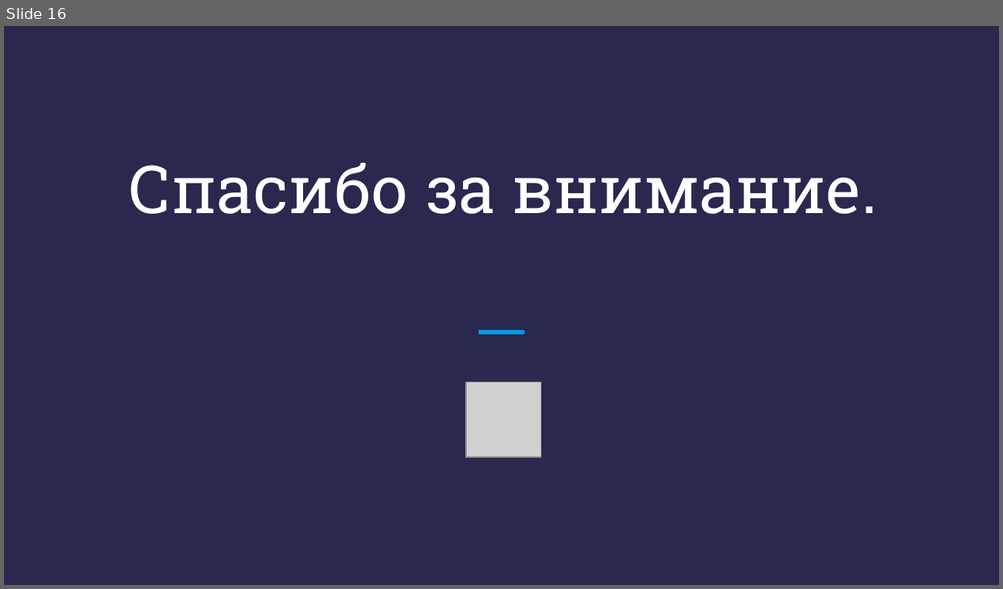
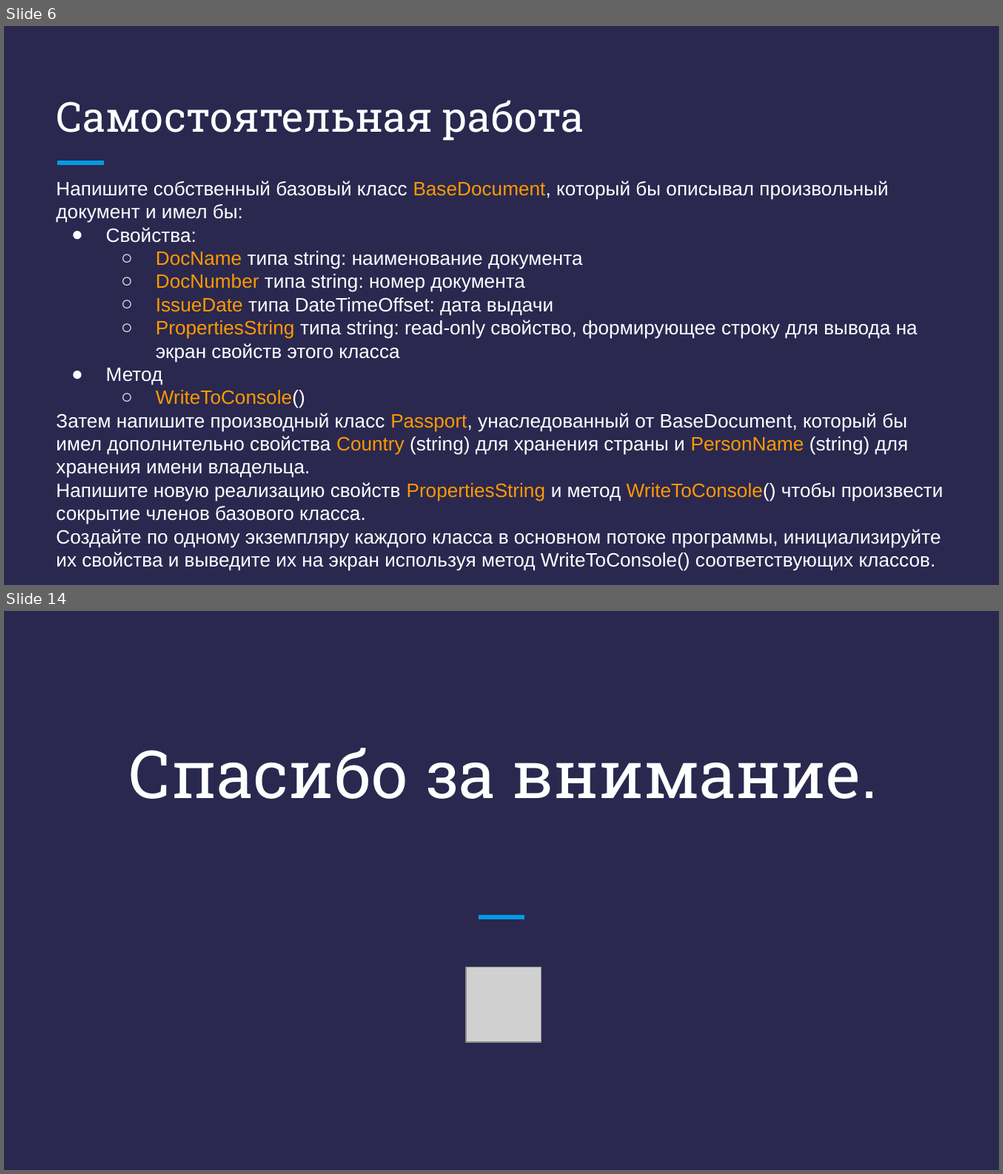
Before and after one commit to DenisKaVladimirovich/MyLessons, a slide deck: 11/Презентация - C# + .NET - Урок 11.pptx. Shown one above the other, each under a label of ours: slide 16 before the commit, slides 6 and 14 after it; the slides between them are not shown. The pictures are 1003x589 and 1003x1174 pixels, drawn with LibreOffice and Linux fonts; fonts in the diff are those of the drawing; grey boxes stand for pictures. Boxes give left, top, right and bottom in pixels: in the first picture for what was removed or moved away, otherwise in the second. Text is boxed around its words. In the diff, an @@ line names an element or a change of style, - is before the commit and + after.

```diff
--- a/11/Презентация - C# + .NET - Урок 11.pptx
+++ b/11/Презентация - C# + .NET - Урок 11.pptx
@@ slide 6 added at <box>4,26,999,585</box>, background #2A284F @@
@@ title added at <box>56,100,583,141</box>, 30 pt, text #FFFFFF @@
+Самостоятельная работа
@@ text added at <box>56,181,943,571</box>, 14 pt, text #FFFFFF @@
+Напишите собственный базовый класс BaseDocument, который бы описывал произвольный документ и имел бы:
+● Свойства:
+  ○ DocName типа string: наименование документа
+  ○ DocNumber типа string: номер документа
+  ○ IssueDate типа DateTimeOffset: дата выдачи
+  ○ PropertiesString типа string: read-only свойство, формирующее строку для вывода на экран свойств этого класса
+● Метод
+  ○ WriteToConsole()
+Затем напишите производный класс Passport, унаследованный от BaseDocument, который бы имел дополнительно свойства Country (string) для хранения страны и PersonName (string) для хранения имени владельца.
+Напишите новую реализацию свойств PropertiesString и метод WriteToConsole() чтобы произвести сокрытие членов базового класса.
+Создайте по одному экземпляру каждого класса в основном потоке программы, инициализируйте их свойства и выведите их на экран используя метод WriteToConsole() соответствующих классов.
@@ line added from (58, 163) to (103, 163), #039BE5 3 pt @@
@@ what was slide 16 is now slide 14 @@
```
Also in this commit, not shown: 4 slides changed, 8 other slides added, 11 slides removed, 3 other files.
